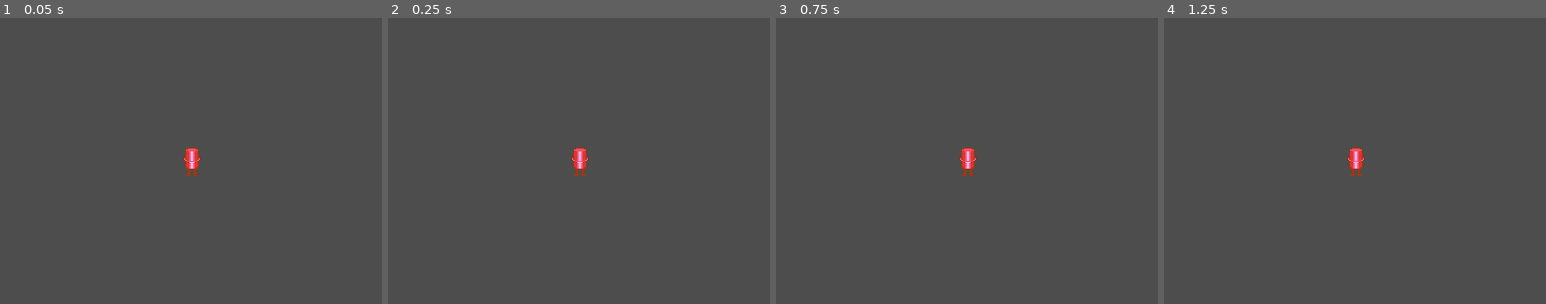
Above: before the commit, frames 1-4 (left to right).
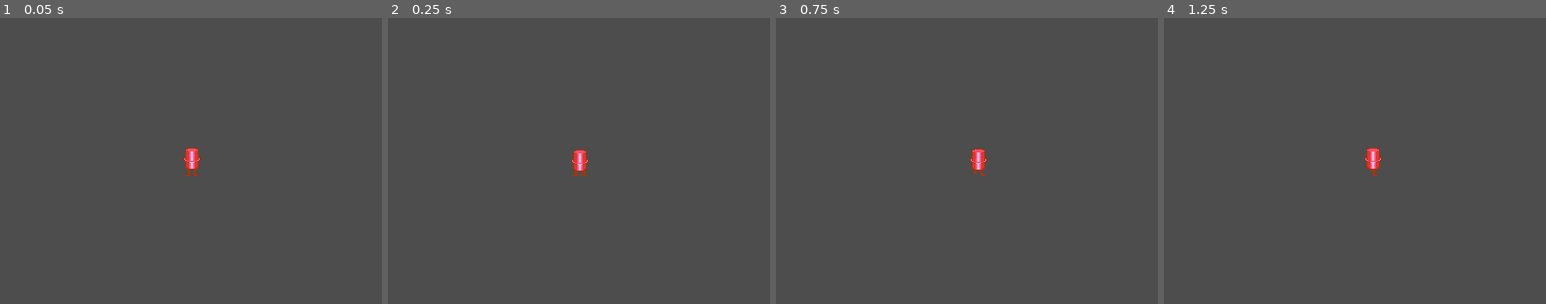
Above: after the commit, the same moments.

Repository: mirakardia/wanhojen-tanssit
Game: Godot game, scene res://scenes/player/player.tscn
Same seed, same stepped clock (60 frames per second), same inputs: the game is played once before the commit and once after it. This scene is started directly instead of the project's main scene.
Inputs (mouse positions are % of the whole screen's width and height, from its top left):
- Up to frame 1 (0.05 s): no input
- Up to frame 2 (0.25 s): no input
- Up to frame 3 (0.75 s): tap Enter (ui_accept) at 0.5 s; move the mouse to (72, 45) at 0.52 s; hold Right (right) from 0.53 s (still down); click (72, 45) at 0.67 s
- Up to frame 4 (1.25 s): keep holding Right (right); tap Enter (ui_accept) at 0.77 s
The pictures show only the part of the screen within x 25-75%, y 22-72%; the shares and areas given below are measured in that part.

Frame 1 is identical in both runs. In frame 2, 0.1% of the frame differs, in the area x 48-53%, y 45-55%; in frame 3, 0.5%; in frame 4, 0.6%, in the area x 48-57%, y 45-56%.

Commit message:
Connect the state machine to the player

Diff:
--- a/scenes/player/player.tscn
+++ b/scenes/player/player.tscn
@@ -1,7 +1,10 @@
-[gd_scene load_steps=12 format=3 uid="uid://cg16safufilmg"]
+[gd_scene load_steps=15 format=3 uid="uid://cg16safufilmg"]
 
 [ext_resource type="Texture2D" uid="uid://cwcmfmoycmqtc" path="res://assets/sprites/player/overworld/player.png" id="1_bfej0"]
 [ext_resource type="Script" path="res://scripts/player/player.gd" id="1_k5m8n"]
+[ext_resource type="Script" path="res://scripts/player/player_state_machine.gd" id="3_uux84"]
+[ext_resource type="Script" path="res://scripts/player/state_idle.gd" id="4_a1w6t"]
+[ext_resource type="Script" path="res://scripts/player/state_walk.gd" id="5_7tsx4"]
 
 [sub_resource type="CapsuleShape2D" id="CapsuleShape2D_7g3l5"]
 radius = 3.0
@@ -156,8 +159,11 @@
 "": SubResource("AnimationLibrary_reev0")
 }
 
-[node name="State" type="Node" parent="."]
+[node name="StateMachine" type="Node" parent="."]
+script = ExtResource("3_uux84")
 
-[node name="Idle" type="Node" parent="State"]
+[node name="Idle" type="Node" parent="StateMachine"]
+script = ExtResource("4_a1w6t")
 
-[node name="Walk" type="Node" parent="State"]
+[node name="Walk" type="Node" parent="StateMachine"]
+script = ExtResource("5_7tsx4")
--- a/scripts/player/player.gd
+++ b/scripts/player/player.gd
@@ -5,22 +5,23 @@
 
 @onready var sprite : Sprite2D = $Sprite2D
 @onready var animation_player : AnimationPlayer = $AnimationPlayer
+@onready var state_machine: PlayerStateMachine = $StateMachine
+
 
 # Called when the node enters the scene tree for the first time.
 func _ready() -> void:
-	# TODO: Implement state machine.
-	pass
+	state_machine.init(self)
 
 
 # Called every frame. 'delta' is the elapsed time since the previous frame.
-func _process(delta : float) -> void:
+func _process(_delta: float) -> void:
 	# Calculate direction components.
 	direction.x = Input.get_action_strength("right") - Input.get_action_strength("left")
 	direction.y = Input.get_action_strength("down") - Input.get_action_strength("up")
 
 
 # Called every physics frame.
-func _physics_process(delta : float) -> void:
+func _physics_process(_delta: float) -> void:
 	move_and_slide()
 
 
@@ -57,6 +58,6 @@
 
 
 # Change the played animation based on player state.
-func update_animation(state : String) -> void:
-	# TODO: Implement state machine.
+func update_animation(state: String) -> void:
+	animation_player.play(state + "_" + get_animation_direction())
 	pass
--- a/scripts/player/player_state_machine.gd
+++ b/scripts/player/player_state_machine.gd
@@ -39,7 +39,7 @@
 func set_state(new_state: State) -> void:
 	if new_state == null || new_state == current:
 		return
-    if current:
+	if current:
 		current.exit()
 
 	previous = current
--- a/scripts/player/state_idle.gd
+++ b/scripts/player/state_idle.gd
@@ -4,13 +4,13 @@
 
 # Called when the Player enters the State.
 func enter() -> void:
-    player.update_animation("idle")
+	player.update_animation("idle")
 
 
 # Called during every _process() call for the State.
 func process(_delta: float) -> State:
-    if player.direction != Vector2.ZERO:
-        return walk
-    else:
-        player.velocity = Vector2.ZERO
-        return null
+	if player.direction != Vector2.ZERO:
+		return walk
+	else:
+		player.velocity = Vector2.ZERO
+		return null
--- a/scripts/player/state_walk.gd
+++ b/scripts/player/state_walk.gd
@@ -5,17 +5,17 @@
 
 # Called when the Player enters the State.
 func enter() -> void:
-    player.update_animation("walk")
+	player.update_animation("walk")
 
 
 # Called during every _process() call for the State.
 func process(_delta: float) -> State:
-    if player.direction == Vector2.ZERO:
-        return idle
-    else:
-        player.velocity = player.direction * speed
+	if player.direction == Vector2.ZERO:
+		return idle
+	else:
+		player.velocity = player.direction * speed
 
-        if player.set_direction():
-            player.update_animation("walk")
+		if player.set_direction():
+			player.update_animation("walk")
 
-        return null
+		return null
